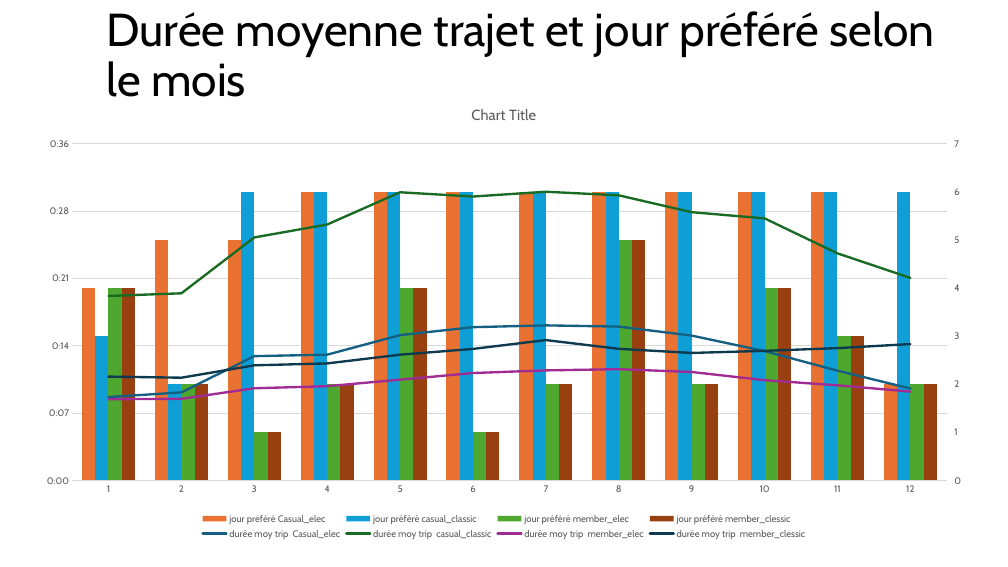
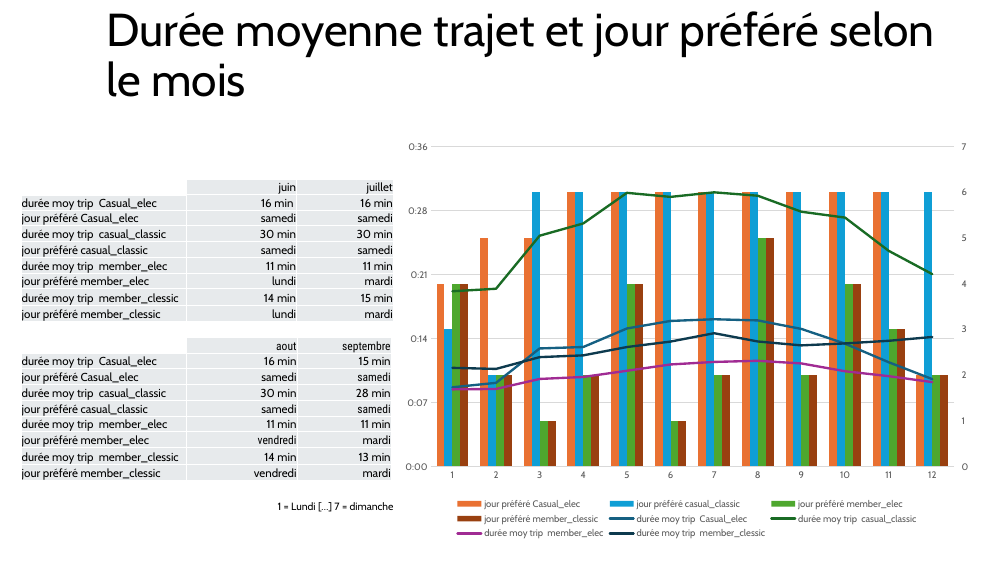
Before and after one commit to Loic0427/Data_etudes_de_cas, a slide deck: slide 8 of Velo en libre service/Etude_de_cas_cyclistic.pptx. Drawn at 1008x567 pixels with LibreOffice and Linux fonts; fonts in the diff are those of the drawing. Boxes give left, top, right and bottom in pixels: in the first picture for what was removed or moved away, otherwise in the second. Text is boxed around its words. In the diff, an @@ line names an element or a change of style, - is before the commit and + after.

```diff
--- a/Velo en libre service/Etude_de_cas_cyclistic.pptx
+++ b/Velo en libre service/Etude_de_cas_cyclistic.pptx
@@ column chart: place and size @@
-column chart at [28,88,981,542]
+column chart at [394,132,981,542]
@@ table added at [187,179,394,322], 9 rows, 2 columns @@
+juin | juillet
+16 min | 16 min
+samedi | samedi
+30 min | 30 min
+samedi | samedi
+11 min | 11 min
+lundi | mardi
+14 min | 15 min
+lundi | mardi
@@ table added at [21,195,187,325], 8 rows, 1 columns @@
+durée moy trip Casual_elec
+jour préféré Casual_elec
+durée moy trip casual_classic
+jour préféré casual_classic
+durée moy trip member_elec
+jour préféré member_elec
+durée moy trip member_clessic
+jour préféré member_clessic
@@ table added at [21,353,187,484], 8 rows, 1 columns @@
+durée moy trip Casual_elec
+jour préféré Casual_elec
+durée moy trip casual_classic
+jour préféré casual_classic
+durée moy trip member_elec
+jour préféré member_elec
+durée moy trip member_clessic
+jour préféré member_clessic
@@ table added at [187,337,392,481], 9 rows, 2 columns @@
+aout | septembre
+16 min | 15 min
+samedi | samedi
+30 min | 28 min
+samedi | samedi
+11 min | 11 min
+vendredi | mardi
+14 min | 13 min
+vendredi | mardi
@@ text added at [278,502,394,510], 10 pt, text #000000 @@
+1 = Lundi […] 7 = dimanche
```
Also in this commit, not shown: 8 other slides changed, 4 slides added, 7 other files.
